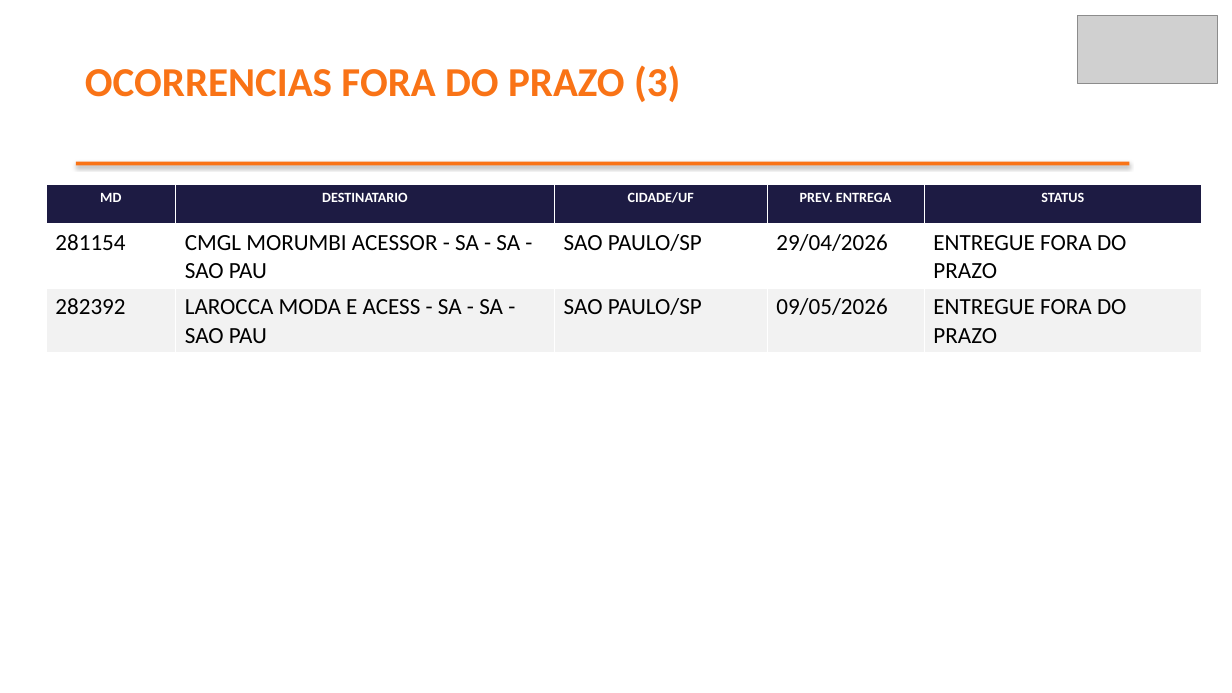
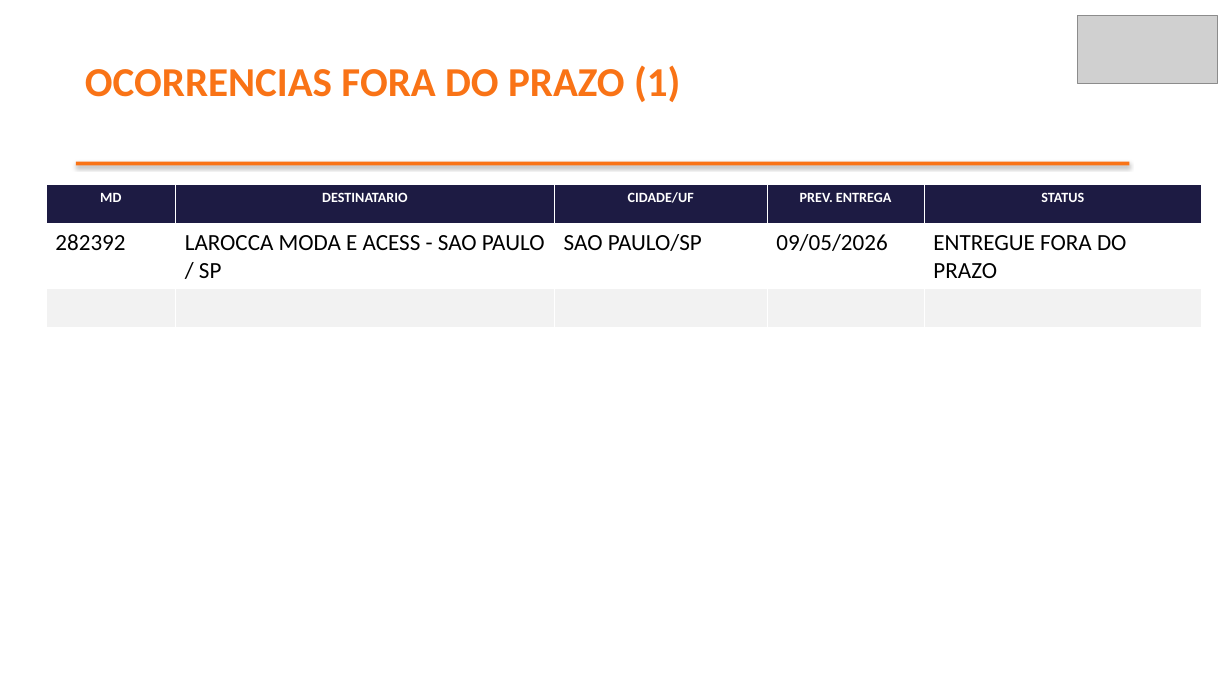
Before and after one commit to brendaelicia-sketch/PortoEX, a slide deck: slide 4 of pptx/maio_2026/BSG_BIJOU_BRASIL_COMERCIO_VARE.pptx. Drawn at 1232x693 pixels with LibreOffice and Linux fonts; fonts in the diff are those of the drawing; grey boxes stand for pictures. Boxes give left, top, right and bottom in pixels: in the first picture for what was removed or moved away, otherwise in the second. Text is boxed around its words. In the diff, an @@ line names an element or a change of style, - is before the commit and + after.

```diff
--- a/pptx/maio_2026/BSG_BIJOU_BRASIL_COMERCIO_VARE.pptx
+++ b/pptx/maio_2026/BSG_BIJOU_BRASIL_COMERCIO_VARE.pptx
@@ text at <box>85,65,680,102</box>: text changed @@
-OCORRENCIAS FORA DO PRAZO (3)
+OCORRENCIAS FORA DO PRAZO (1)
@@ table at <box>46,185,1202,301</box> @@
-row 2: 281154 | CMGL MORUMBI ACESSOR - SA - SA - SAO PAU | SAO PAULO/SP | 29/04/2026 | ENTREGUE FORA DO PRAZO
+row 2: 282392 | LAROCCA MODA E ACESS - SAO PAULO / SP | SAO PAULO/SP | 09/05/2026 | ENTREGUE FORA DO PRAZO
-row 3: 282392 | LAROCCA MODA E ACESS - SA - SA - SAO PAU | SAO PAULO/SP | 09/05/2026 | ENTREGUE FORA DO PRAZO
+row 3:  |  |  |  | 
```
Also in this commit, not shown: 4 other slides changed, 1 slide added, 1 slide removed.
